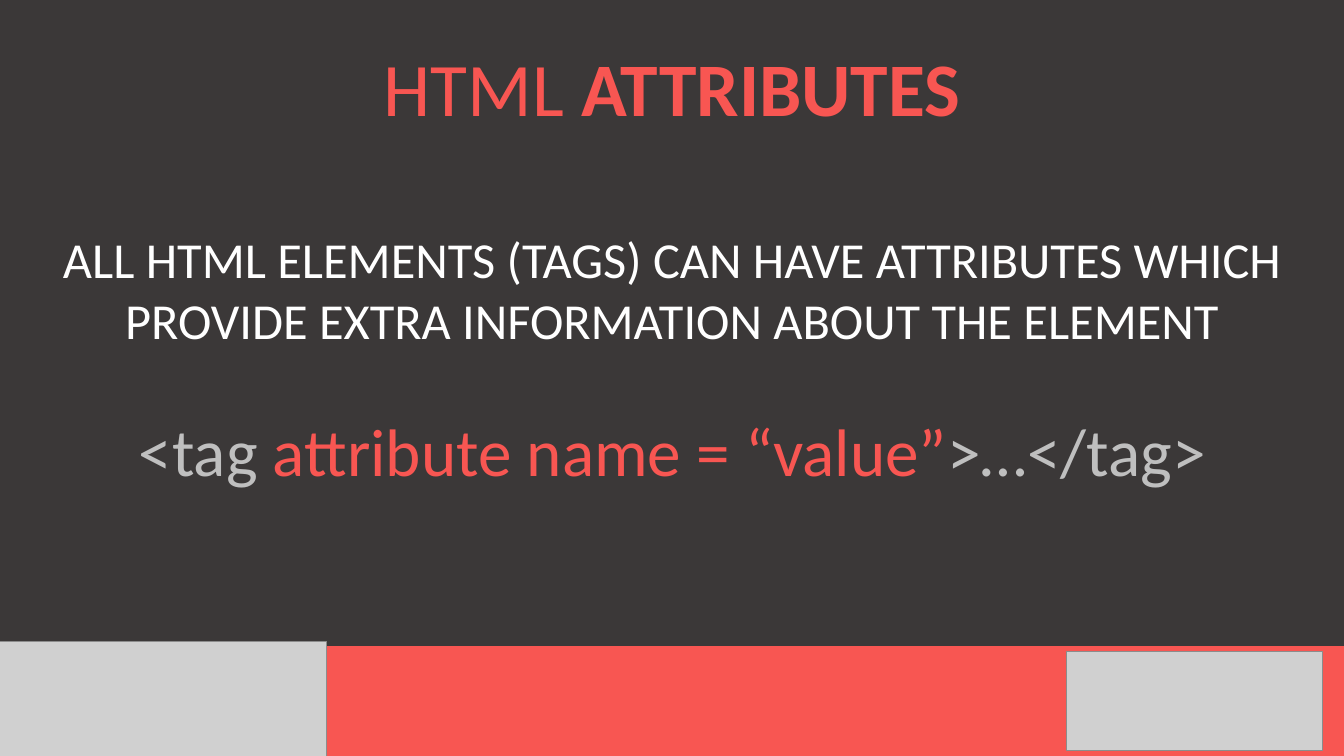
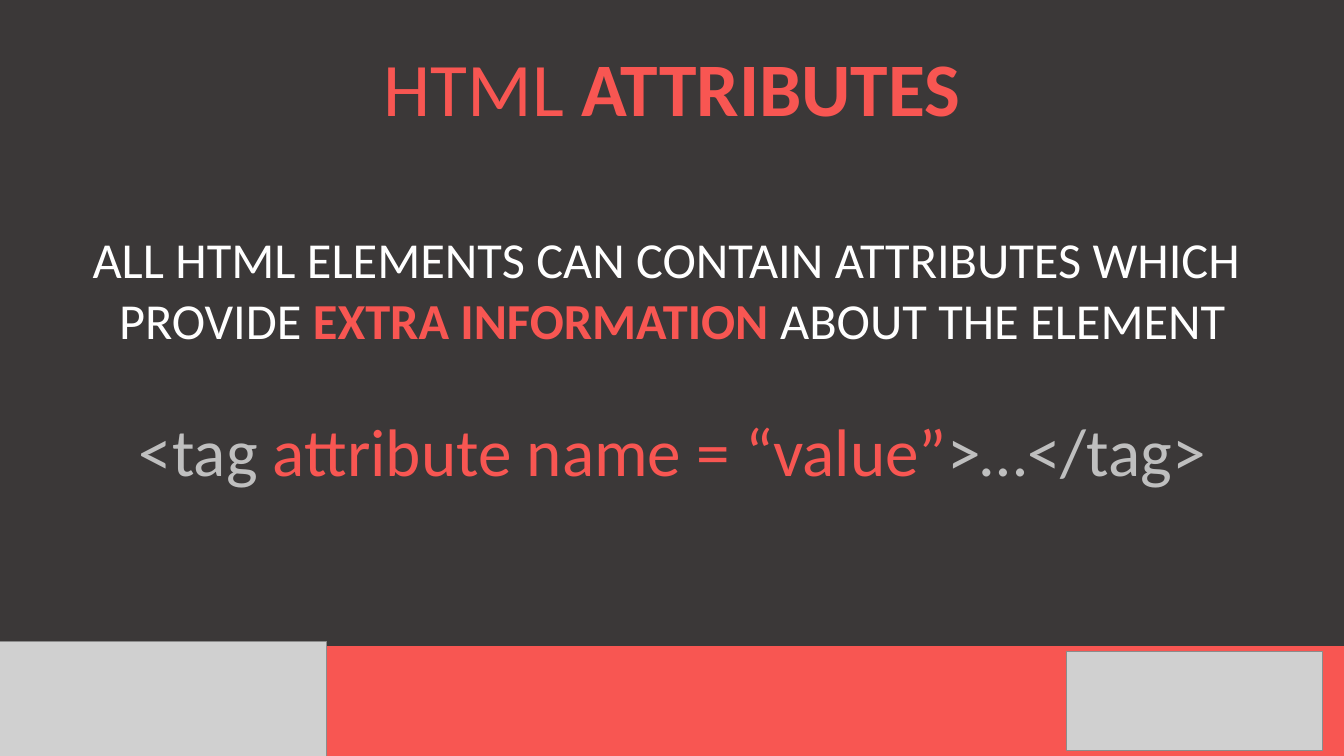
Before and after one commit to mleisegang/GirlCode_2017_HtmlCss, a slide deck: slide 12 of HTML Girl Code.pptx. Drawn at 1344x756 pixels with LibreOffice and Linux fonts; fonts in the diff are those of the drawing; grey boxes stand for pictures. Boxes give left, top, right and bottom in pixels: in the first picture for what was removed or moved away, otherwise in the second. Text is boxed around its words. In the diff, an @@ line names an element or a change of style, - is before the commit and + after.

```diff
--- a/HTML Girl Code.pptx
+++ b/HTML Girl Code.pptx
@@ text at (93,245,1240,340): text changed @@
-ALL HTML ELEMENTS (TAGS) CAN HAVE ATTRIBUTES WHICH PROVIDE EXTRA INFORMATION ABOUT THE ELEMENT
+ALL HTML ELEMENTS CAN CONTAIN ATTRIBUTES WHICH
+PROVIDE EXTRA INFORMATION ABOUT THE ELEMENT
```
Also in this commit, not shown: 12 other slides changed, 3 slides added, 2 slides removed.
